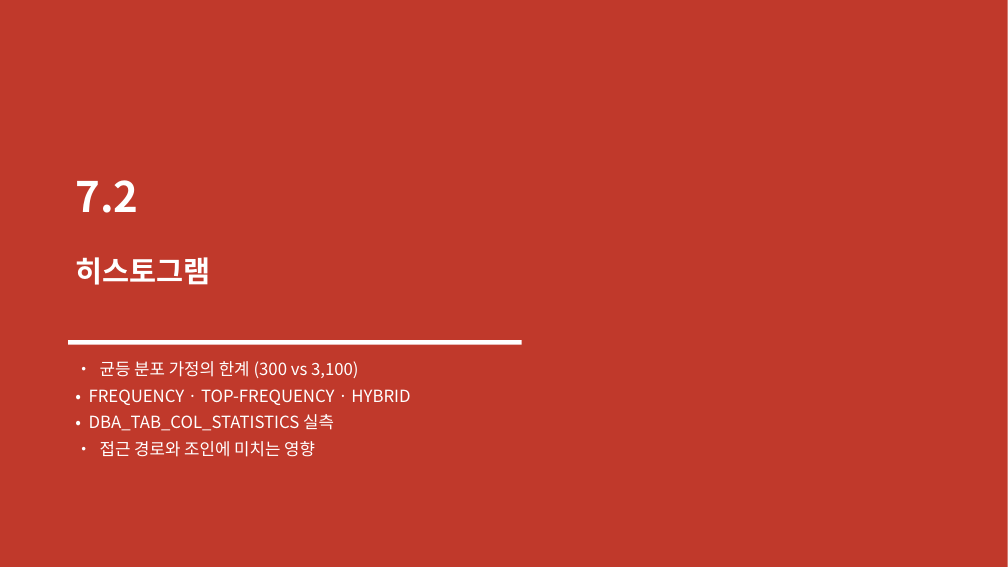
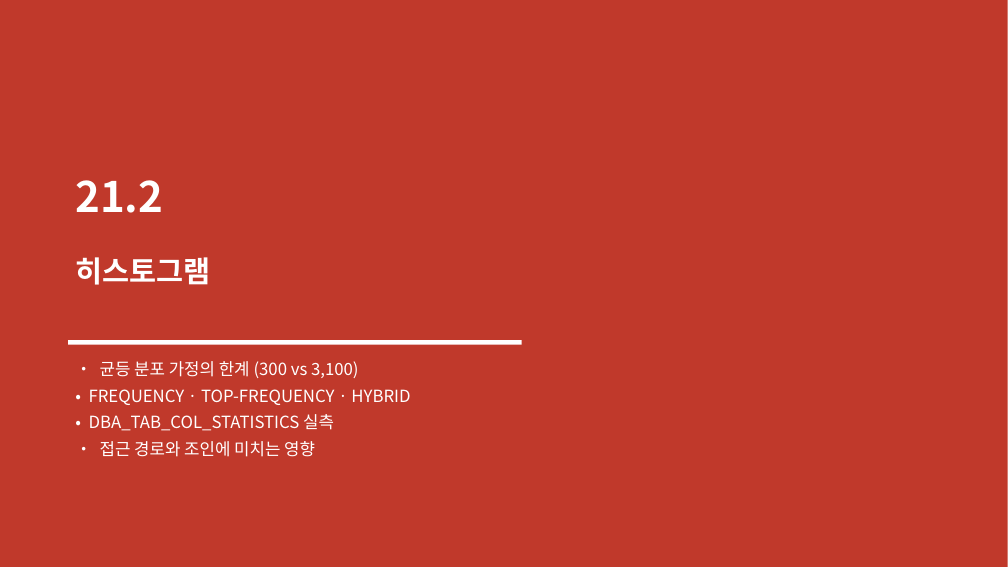
Before and after one commit to elpisk/OracleManual, a slide deck: slide 4 of DBTUNING/ch21_통계수집_히스토그램확장시스템/ch21_통계수집_히스토그램과확장통계.pptx. Drawn at 1008x567 pixels with LibreOffice and Linux fonts; fonts in the diff are those of the drawing. Boxes give left, top, right and bottom in pixels: in the first picture for what was removed or moved away, otherwise in the second. Text is boxed around its words. In the diff, an @@ line names an element or a change of style, - is before the commit and + after.

```diff
--- a/DBTUNING/ch21_통계수집_히스토그램확장시스템/ch21_통계수집_히스토그램과확장통계.pptx
+++ b/DBTUNING/ch21_통계수집_히스토그램확장시스템/ch21_통계수집_히스토그램과확장통계.pptx
@@ text at <box>75,180,163,213</box>: text changed @@
-7.2
+21.2
```
Also in this commit, not shown: 7 other slides changed, 39 other files.
